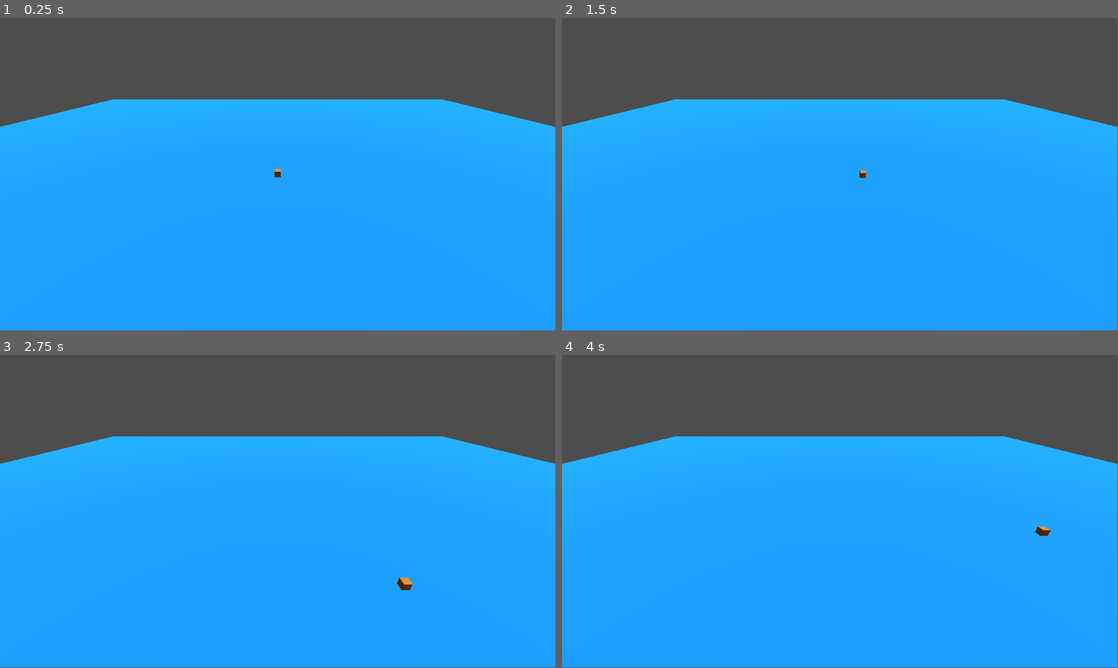
Above: before the commit, frames 1-4 (two rows, left to right).
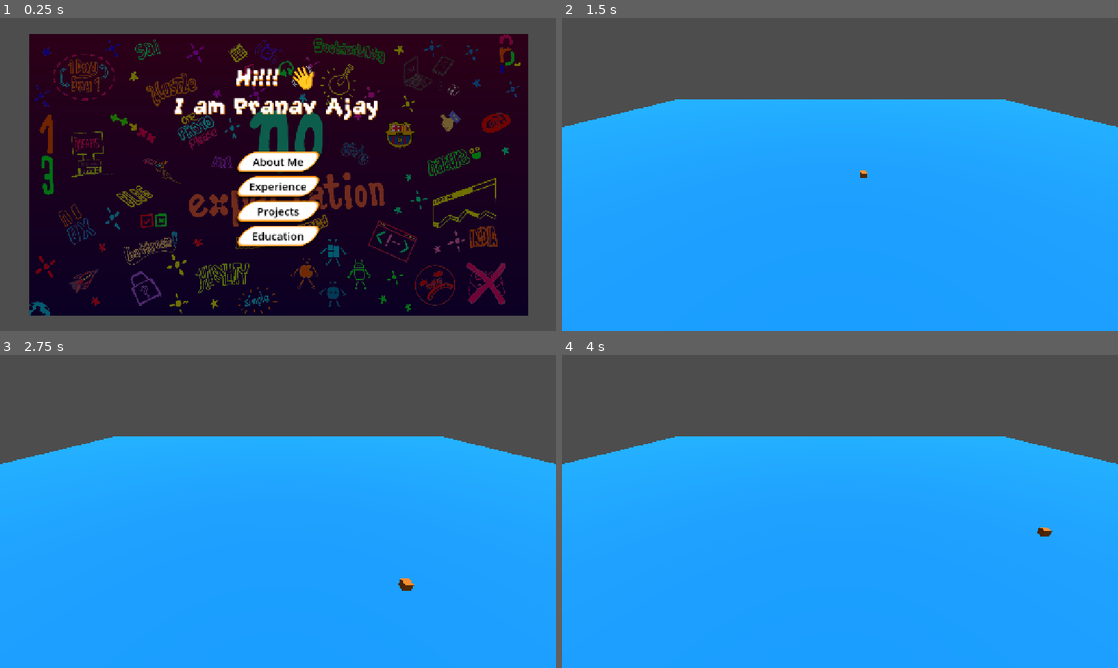
Above: after the commit, the same moments.

Repository: sairpa/sairpa.github.io
Game: Godot game, scene res://scenes/menu.tscn
Two runs of this game, one before a commit and one after it. Both use one fixed random seed, a clock stepped at 60 frames per second and the inputs below. Before the commit the project starts from res://scenes/level0.tscn.
Inputs (mouse positions are in pixels of both pictures, inside the frame that each line leads up to):
- Up to frame 1 (0.25 s): no input
- Up to frame 2 (1.5 s): click (840, 161) at 0.5 s, where only the run after the commit has a clickable "About Me"; tap Enter (ui_accept) at 1.25 s; hold Right (ui_right) from 1.28 s (still down)
- Up to frame 3 (2.75 s): tap Enter (ui_accept) at 1.52, 2.27 s; release Right (ui_right) at 2.03 s; hold Down (ui_down) from 2.03 s (still down)
- Up to frame 4 (4 s): release Down (ui_down) at 2.78 s; hold Right (ui_right) 2.78-3.53 s; hold Up (ui_up) from 3.53 s (still down); tap Enter (ui_accept) at 3.77 s
In our replay, the window is 799x449 before the commit and 800x450 after it. These sizes can differ from the game's own. Grey fills any space a smaller window leaves; there, only what the larger window draws over its background counts as a difference.

The runs differ from the first frame. In frame 1, 92% of the frame differs, in the area x 0-100%, y 5-100%; in frame 2, 0.1%; in frame 3, 0.1%; in frame 4, 0.1%.

Commit message:
WIP Menu and Sub levels

Diff:
--- /dev/null
+++ b/assets/tres/button.tres
@@ -0,0 +1,18 @@
+[gd_resource type="StyleBoxFlat" format=3 uid="uid://bflv5f5prvfwr"]
+
+[resource]
+bg_color = Color(1, 1, 1, 1)
+skew = Vector2(0.75, 0)
+border_width_left = 5
+border_width_top = 5
+border_width_right = 5
+border_width_bottom = 5
+border_color = Color(0.980523, 0.55056, 7.70092e-07, 1)
+border_blend = true
+corner_radius_top_left = 20
+corner_radius_top_right = 20
+corner_radius_bottom_right = 20
+corner_radius_bottom_left = 20
+corner_detail = 20
+shadow_size = 5
+shadow_offset = Vector2(0, 3)
--- /dev/null
+++ b/assets/tres/button_hover.tres
@@ -0,0 +1,15 @@
+[gd_resource type="StyleBoxFlat" format=3 uid="uid://d2kvemn5hqdux"]
+
+[resource]
+bg_color = Color(0.446777, 0.446777, 0.446777, 1)
+skew = Vector2(0.75, 0)
+border_width_left = 5
+border_width_top = 5
+border_width_right = 5
+border_width_bottom = 5
+border_color = Color(0.28485, 0.28485, 0.28485, 1)
+border_blend = true
+corner_radius_top_left = 10
+corner_radius_top_right = 10
+corner_radius_bottom_right = 10
+corner_radius_bottom_left = 10
--- /dev/null
+++ b/assets/tres/button_pressed.tres
@@ -0,0 +1,15 @@
+[gd_resource type="StyleBoxFlat" format=3 uid="uid://dayvg6e30u0k"]
+
+[resource]
+bg_color = Color(1, 1, 1, 0.627451)
+skew = Vector2(-0.75, 0)
+border_width_left = 10
+border_width_top = 10
+border_width_right = 10
+border_width_bottom = 10
+border_color = Color(0, 0.227451, 0.933333, 1)
+border_blend = true
+corner_detail = 20
+shadow_color = Color(0.813258, 0.813258, 0.813258, 0.6)
+shadow_size = 3
+shadow_offset = Vector2(-0.96, 0)
--- /dev/null
+++ b/assets/tres/menu.tres
@@ -0,0 +1,18 @@
+[gd_resource type="StyleBoxFlat" format=3 uid="uid://c750mygw4y8ip"]
+
+[resource]
+bg_color = Color(1, 1, 1, 1)
+skew = Vector2(0.75, 0)
+border_width_left = 5
+border_width_top = 5
+border_width_right = 5
+border_width_bottom = 5
+border_color = Color(0.980523, 0.55056, 7.70092e-07, 1)
+border_blend = true
+corner_radius_top_left = 20
+corner_radius_top_right = 20
+corner_radius_bottom_right = 20
+corner_radius_bottom_left = 20
+corner_detail = 20
+shadow_size = 5
+shadow_offset = Vector2(0, 3)
--- a/project.godot
+++ b/project.godot
@@ -11,11 +11,19 @@
 [application]
 
 config/name="sairpa"
-run/main_scene="uid://d2lp13jrgy7o1"
+run/main_scene="uid://4xrq8e7vur4r"
 config/features=PackedStringArray("4.4", "Mobile")
 boot_splash/bg_color=Color(0, 0, 0, 1)
 boot_splash/image="uid://c6xett8dt8146"
 config/icon="res://icon.svg"
+
+[display]
+
+window/size/viewport_width=1280
+window/size/viewport_height=720
+window/size/borderless=true
+window/stretch/mode="canvas_items"
+window/stretch/aspect="expand"
 
 [dotnet]
 
--- /dev/null
+++ b/scenes/about_me.tscn
@@ -0,0 +1,43 @@
+[gd_scene load_steps=8 format=3 uid="uid://d2lp13jrgy7o1"]
+
+[ext_resource type="PackedScene" uid="uid://ceon3jc2pu3ie" path="res://scenes/sairpa.tscn" id="1_jaal3"]
+
+[sub_resource type="Environment" id="Environment_g2h75"]
+
+[sub_resource type="CameraAttributesPractical" id="CameraAttributesPractical_wwpf4"]
+
+[sub_resource type="Compositor" id="Compositor_m7ahb"]
+
+[sub_resource type="WorldBoundaryShape3D" id="WorldBoundaryShape3D_g2h75"]
+
+[sub_resource type="PlaneMesh" id="PlaneMesh_3g4x6"]
+size = Vector2(20, 20)
+
+[sub_resource type="StandardMaterial3D" id="StandardMaterial3D_g2h75"]
+albedo_color = Color(0, 0.592099, 0.972842, 1)
+
+[node name="Level1" type="Node3D"]
+
+[node name="WorldEnvironment" type="WorldEnvironment" parent="."]
+environment = SubResource("Environment_g2h75")
+camera_attributes = SubResource("CameraAttributesPractical_wwpf4")
+compositor = SubResource("Compositor_m7ahb")
+
+[node name="sairpa" parent="." instance=ExtResource("1_jaal3")]
+transform = Transform3D(1, 0, 0, 0, 1, 0, 0, 0, 1, 0, 0.691033, 0)
+
+[node name="Camera3D" type="Camera3D" parent="."]
+transform = Transform3D(1, 0, 0, 0, 0.87112, 0.491071, 0, -0.491071, 0.87112, 0, 2.11485, 3.07183)
+
+[node name="DirectionalLight3D" type="DirectionalLight3D" parent="."]
+transform = Transform3D(1, 0, 0, 0, 0.00563733, 0.999984, 0, -0.999984, 0.00563733, 0, 3.53286, 0)
+
+[node name="Plane" type="StaticBody3D" parent="."]
+
+[node name="CollisionShape3D" type="CollisionShape3D" parent="Plane"]
+shape = SubResource("WorldBoundaryShape3D_g2h75")
+
+[node name="PlaMeshne" type="MeshInstance3D" parent="Plane"]
+mesh = SubResource("PlaneMesh_3g4x6")
+skeleton = NodePath("")
+surface_material_override/0 = SubResource("StandardMaterial3D_g2h75")
--- /dev/null
+++ b/scenes/education.tscn
@@ -0,0 +1,43 @@
+[gd_scene load_steps=8 format=3 uid="uid://kqt4t57na0fy"]
+
+[ext_resource type="PackedScene" uid="uid://ceon3jc2pu3ie" path="res://scenes/sairpa.tscn" id="1_8nn4d"]
+
+[sub_resource type="Environment" id="Environment_g2h75"]
+
+[sub_resource type="CameraAttributesPractical" id="CameraAttributesPractical_wwpf4"]
+
+[sub_resource type="Compositor" id="Compositor_m7ahb"]
+
+[sub_resource type="WorldBoundaryShape3D" id="WorldBoundaryShape3D_g2h75"]
+
+[sub_resource type="PlaneMesh" id="PlaneMesh_3g4x6"]
+size = Vector2(20, 20)
+
+[sub_resource type="StandardMaterial3D" id="StandardMaterial3D_g2h75"]
+albedo_color = Color(0, 0.696075, 0.021633, 1)
+
+[node name="Level1" type="Node3D"]
+
+[node name="WorldEnvironment" type="WorldEnvironment" parent="."]
+environment = SubResource("Environment_g2h75")
+camera_attributes = SubResource("CameraAttributesPractical_wwpf4")
+compositor = SubResource("Compositor_m7ahb")
+
+[node name="sairpa" parent="." instance=ExtResource("1_8nn4d")]
+transform = Transform3D(1, 0, 0, 0, 1, 0, 0, 0, 1, 0, 0.691033, 0)
+
+[node name="Camera3D" type="Camera3D" parent="."]
+transform = Transform3D(1, 0, 0, 0, 0.87112, 0.491071, 0, -0.491071, 0.87112, 0, 2.11485, 3.07183)
+
+[node name="DirectionalLight3D" type="DirectionalLight3D" parent="."]
+transform = Transform3D(1, 0, 0, 0, 0.00563733, 0.999984, 0, -0.999984, 0.00563733, 0, 3.53286, 0)
+
+[node name="Plane" type="StaticBody3D" parent="."]
+
+[node name="CollisionShape3D" type="CollisionShape3D" parent="Plane"]
+shape = SubResource("WorldBoundaryShape3D_g2h75")
+
+[node name="PlaMeshne" type="MeshInstance3D" parent="Plane"]
+mesh = SubResource("PlaneMesh_3g4x6")
+skeleton = NodePath("")
+surface_material_override/0 = SubResource("StandardMaterial3D_g2h75")
--- /dev/null
+++ b/scenes/experiences.tscn
@@ -0,0 +1,43 @@
+[gd_scene load_steps=8 format=3 uid="uid://b4s73e3yixm4"]
+
+[ext_resource type="PackedScene" uid="uid://ceon3jc2pu3ie" path="res://scenes/sairpa.tscn" id="1_g2h75"]
+
+[sub_resource type="Environment" id="Environment_g2h75"]
+
+[sub_resource type="CameraAttributesPractical" id="CameraAttributesPractical_wwpf4"]
+
+[sub_resource type="Compositor" id="Compositor_m7ahb"]
+
+[sub_resource type="WorldBoundaryShape3D" id="WorldBoundaryShape3D_g2h75"]
+
+[sub_resource type="PlaneMesh" id="PlaneMesh_3g4x6"]
+size = Vector2(20, 20)
+
+[sub_resource type="StandardMaterial3D" id="StandardMaterial3D_g2h75"]
+albedo_color = Color(0.644729, 0.57873, 0.106773, 1)
+
+[node name="Level1" type="Node3D"]
+
+[node name="WorldEnvironment" type="WorldEnvironment" parent="."]
+environment = SubResource("Environment_g2h75")
+camera_attributes = SubResource("CameraAttributesPractical_wwpf4")
+compositor = SubResource("Compositor_m7ahb")
+
+[node name="sairpa" parent="." instance=ExtResource("1_g2h75")]
+transform = Transform3D(1, 0, 0, 0, 1, 0, 0, 0, 1, 0, 0.691033, 0)
+
+[node name="Camera3D" type="Camera3D" parent="."]
+transform = Transform3D(1, 0, 0, 0, 0.87112, 0.491071, 0, -0.491071, 0.87112, 0, 2.11485, 3.07183)
+
+[node name="DirectionalLight3D" type="DirectionalLight3D" parent="."]
+transform = Transform3D(1, 0, 0, 0, 0.00563733, 0.999984, 0, -0.999984, 0.00563733, 0, 3.53286, 0)
+
+[node name="Plane" type="StaticBody3D" parent="."]
+
+[node name="CollisionShape3D" type="CollisionShape3D" parent="Plane"]
+shape = SubResource("WorldBoundaryShape3D_g2h75")
+
+[node name="PlaMeshne" type="MeshInstance3D" parent="Plane"]
+mesh = SubResource("PlaneMesh_3g4x6")
+skeleton = NodePath("")
+surface_material_override/0 = SubResource("StandardMaterial3D_g2h75")
--- a/scenes/menu.tscn
+++ b/scenes/menu.tscn
@@ -1,3 +1,116 @@
-[gd_scene format=3 uid="uid://bfjap8njtuoit"]
+[gd_scene load_steps=8 format=3 uid="uid://4xrq8e7vur4r"]
 
-[node name="Portfolio Page" type="Node3D"]
+[ext_resource type="Script" uid="uid://tggya0y8cakq" path="res://scripts/menu.gd" id="1_g3eks"]
+[ext_resource type="Texture2D" uid="uid://d32pljik6tj3r" path="res://assets/Textures/pranav-ajay-noxp.jpg" id="1_yqeox"]
+[ext_resource type="StyleBox" uid="uid://d2kvemn5hqdux" path="res://assets/tres/button_hover.tres" id="2_con2f"]
+[ext_resource type="StyleBox" uid="uid://bflv5f5prvfwr" path="res://assets/tres/button.tres" id="3_con2f"]
+[ext_resource type="StyleBox" uid="uid://dayvg6e30u0k" path="res://assets/tres/button_pressed.tres" id="3_mhnvy"]
+[ext_resource type="FontFile" uid="uid://dc7wrfgdv1vcv" path="res://assets/fonts/GrapeSoda.ttf" id="5_4ytvr"]
+
+[sub_resource type="StyleBoxTexture" id="StyleBoxTexture_vjb58"]
+texture = ExtResource("1_yqeox")
+modulate_color = Color(0.439049, 0.439049, 0.439049, 1)
+
+[node name="Portfolio" type="Control"]
+layout_mode = 3
+anchors_preset = 15
+anchor_right = 1.0
+anchor_bottom = 1.0
+grow_horizontal = 2
+grow_vertical = 2
+script = ExtResource("1_g3eks")
+
+[node name="Panel" type="Panel" parent="."]
+layout_mode = 1
+anchors_preset = 8
+anchor_left = 0.5
+anchor_top = 0.5
+anchor_right = 0.5
+anchor_bottom = 0.5
+offset_left = -574.5
+offset_top = -325.0
+offset_right = 574.5
+offset_bottom = 325.0
+grow_horizontal = 2
+grow_vertical = 2
+theme_override_styles/panel = SubResource("StyleBoxTexture_vjb58")
+
+[node name="Container" type="VBoxContainer" parent="."]
+layout_mode = 1
+anchors_preset = 8
+anchor_left = 0.5
+anchor_top = 0.5
+anchor_right = 0.5
+anchor_bottom = 0.5
+offset_left = -87.0
+offset_top = -54.0
+offset_right = 87.0
+offset_bottom = 170.0
+grow_horizontal = 2
+grow_vertical = 2
+
+[node name="about_me" type="Button" parent="Container"]
+layout_mode = 2
+size_flags_vertical = 2
+theme_override_colors/font_hover_color = Color(0.988235, 0.701961, 0.333333, 1)
+theme_override_colors/icon_hover_pressed_color = Color(0.984314, 0.682353, 0.290196, 1)
+theme_override_colors/font_color = Color(0, 0, 0, 1)
+theme_override_font_sizes/font_size = 25
+theme_override_styles/hover = ExtResource("2_con2f")
+theme_override_styles/pressed = ExtResource("3_mhnvy")
+theme_override_styles/normal = ExtResource("3_con2f")
+text = "About Me"
+
+[node name="experiences" type="Button" parent="Container"]
+layout_mode = 2
+size_flags_vertical = 2
+theme_override_colors/font_color = Color(0, 0, 0, 1)
+theme_override_font_sizes/font_size = 25
+theme_override_styles/hover = ExtResource("2_con2f")
+theme_override_styles/pressed = ExtResource("3_mhnvy")
+theme_override_styles/normal = ExtResource("3_con2f")
+text = "Experience"
+
+[node name="projects" type="Button" parent="Container"]
+layout_mode = 2
+size_flags_vertical = 2
+theme_override_colors/font_color = Color(0, 0, 0, 1)
+theme_override_font_sizes/font_size = 25
+theme_override_styles/hover = ExtResource("2_con2f")
+theme_override_styles/pressed = ExtResource("3_mhnvy")
+theme_override_styles/normal = ExtResource("3_con2f")
+text = "Projects"
+
+[node name="education" type="Button" parent="Container"]
+layout_mode = 2
+size_flags_vertical = 2
+theme_override_colors/font_color = Color(0, 0, 0, 1)
+theme_override_font_sizes/font_size = 25
+theme_override_styles/hover = ExtResource("2_con2f")
+theme_override_styles/pressed = ExtResource("3_mhnvy")
+theme_override_styles/normal = ExtResource("3_con2f")
+text = "Education"
+
+[node name="RichTextLabel" type="RichTextLabel" parent="."]
+layout_mode = 1
+anchors_preset = 10
+anchor_right = 1.0
+offset_left = -3.0
+offset_top = 104.0
+offset_right = -3.0
+offset_bottom = 236.0
+grow_horizontal = 2
+theme_override_colors/font_shadow_color = Color(0.980523, 0.55056, 7.70092e-07, 1)
+theme_override_constants/shadow_offset_y = 2
+theme_override_fonts/normal_font = ExtResource("5_4ytvr")
+theme_override_font_sizes/normal_font_size = 65
+text = "Hi!!! 👋
+I am Pranav Ajay"
+fit_content = true
+horizontal_alignment = 1
+vertical_alignment = 1
+
+[connection signal="pressed" from="Container/about_me" to="." method="_on_about_me_pressed"]
+[connection signal="pressed" from="Container/experiences" to="." method="_on_experiences_pressed"]
+[connection signal="pressed" from="Container/projects" to="." method="_on_projects_pressed"]
+[connection signal="pressed" from="Container/education" to="." method="_on_education_pressed"]
--- a/scenes/level0.tscn
+++ b/scenes/projects.tscn
@@ -14,7 +14,7 @@
 size = Vector2(20, 20)
 
 [sub_resource type="StandardMaterial3D" id="StandardMaterial3D_g2h75"]
-albedo_color = Color(0, 0.592099, 0.972842, 1)
+albedo_color = Color(0.49547, 0.502298, 1, 1)
 
 [node name="Level1" type="Node3D"]
 
--- /dev/null
+++ b/scripts/menu.gd
@@ -0,0 +1,27 @@
+extends Control
+
+
+# Called when the node enters the scene tree for the first time.
+func _ready() -> void:
+	pass # Replace with function body.
+
+
+# Called every frame. 'delta' is the elapsed time since the previous frame.
+func _process(delta: float) -> void:
+	pass
+
+
+func _on_about_me_pressed() -> void:
+	get_tree().change_scene_to_file("res://scenes/about_me.tscn")
+
+
+func _on_experiences_pressed() -> void:
+	get_tree().change_scene_to_file("res://scenes/experiences.tscn")
+
+
+func _on_projects_pressed() -> void:
+	get_tree().change_scene_to_file("res://scenes/projects.tscn")
+
+
+func _on_education_pressed() -> void:
+	get_tree().change_scene_to_file("res://scenes/education.tscn")
Not shown, removed: assets/car.blend.import
Binary file added: assets/fonts/GrapeSoda.ttf
Not shown, added: assets/fonts/GrapeSoda.ttf.import
Binary file added: assets/textures/pranav-ajay-noxp.jpg
Not shown, added: assets/textures/pranav-ajay-noxp.jpg.import
Not shown: 2 places in scenes/projects.tscn that only renumber resources
Not shown, added: scripts/menu.gd.uid
Not shown, removed: assets/car.blend
